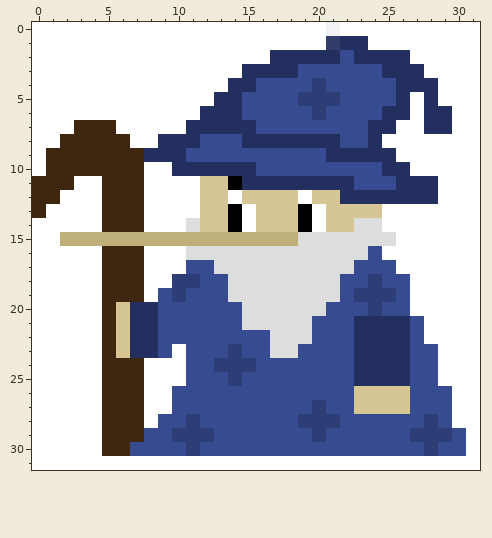
Two states of a pixel-art sprite, WizardPixelArt.png. This is how it looked before the edit.
The file is 32x32 pixels. Pixels under 10% opacity are left out. Colours within 5 levels of each other are drawn and written as one.
After:
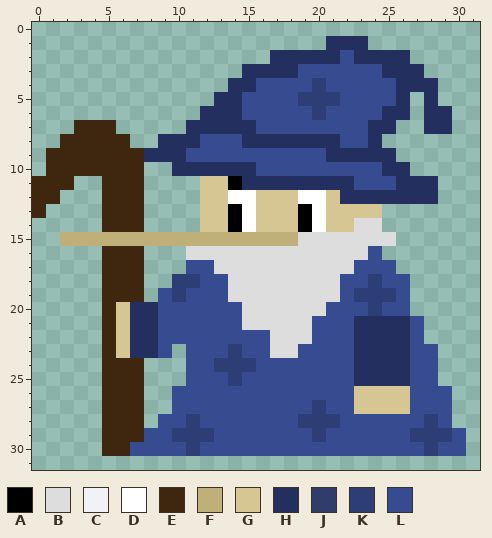
Palette (. is transparent): A #000000  B #dddddd  C #f1f2f5  D #ffffff  E #3e270e  F #bfaf78  G #d5c693  H #222f5f  J #303c69  K #2d3e76  L #374b90
Change:
y 0: x 0..31 DDDDDDDDDDDDDDDDDDDDDCDDDDDDDDDD -> ................................
y 1: x 0..21 DDDDDDDDDDDDDDDDDDDDDJ -> .....................H; x 24..31 DDDDDDDD -> ........
y 2: x 0..16 DDDDDDDDDDDDDDDDD -> .................; x 27..31 DDDDD -> .....
y 3: x 0..14 DDDDDDDDDDDDDDD -> ...............; x 28..31 DDDD -> ....
y 4: x 0..13 DDDDDDDDDDDDDD -> ..............; x 29..31 DDD -> ...
y 5: x 0..12 DDDDDDDDDDDDD -> .............; x 27 D -> .; x 29..31 DDD -> ...
y 6: x 0..11 DDDDDDDDDDDD -> ............; x 27 D -> .; x 30..31 DD -> ..
y 7: x 0..2 DDD -> ...; x 6..10 DDDDD -> .....; x 26..27 DD -> ..; x 30..31 DD -> ..
y 8: x 0..1 DD -> ..; x 7..8 DD -> ..; x 25..31 DDDDDDD -> .......
y 9: x 0 D -> .; x 26..31 DDDDDD -> ......
y 10: x 0 D -> .; x 8..9 DD -> ..; x 27..31 DDDDD -> .....
y 11: x 3..4 DD -> ..; x 8..11 DDDD -> ....; x 29..31 DDD -> ...
y 12: x 2..4 DDD -> ...; x 8..11 DDDD -> ....; x 15 G -> D; x 20 G -> D; x 29..31 DDD -> ...
y 13: x 1..4 DDDD -> ....; x 8..11 DDDD -> ....; x 25..31 DDDDDDD -> .......
y 14: x 0..4 DDDDD -> .....; x 8..11 DDDB -> ....; x 25..31 DDDDDDD -> .......
y 15: x 0..1 DD -> ..; x 26..31 DDDDDD -> ......
y 16: x 0..4 DDDDD -> .....; x 8..10 DDD -> ...; x 25..31 DDDDDDD -> .......
y 17: x 0..4 DDDDD -> .....; x 8..10 DDD -> ...; x 26..31 DDDDDD -> ......
y 18: x 0..4 DDDDD -> .....; x 8..9 DD -> ..; x 27..31 DDDDD -> .....
y 19: x 0..4 DDDDD -> .....; x 8 D -> .; x 27..31 DDDDD -> .....
y 20: x 0..4 DDDDD -> .....; x 27..31 DDDDD -> .....
y 21..22: x 0..4 DDDDD -> .....; x 28..31 DDDD -> ....
y 23: x 0..4 DDDDD -> .....; x 10 D -> .; x 29..31 DDD -> ...
y 24..25: x 0..4 DDDDD -> .....; x 8..10 DDD -> ...; x 29..31 DDD -> ...
y 26..27: x 0..4 DDDDD -> .....; x 8..9 DD -> ..; x 30..31 DD -> ..
y 28: x 0..4 DDDDD -> .....; x 8 D -> .; x 30..31 DD -> ..
y 29..30: x 0..4 DDDDD -> .....; x 31 D -> .
y 31: x 0..31 DDDDDDDDDDDDDDDDDDDDDDDDDDDDDDDD -> ................................
Boxes around the changes in both pictures, in picture pixels (x1, y1, x2, y2):
changed: (32, 22, 480, 470)
